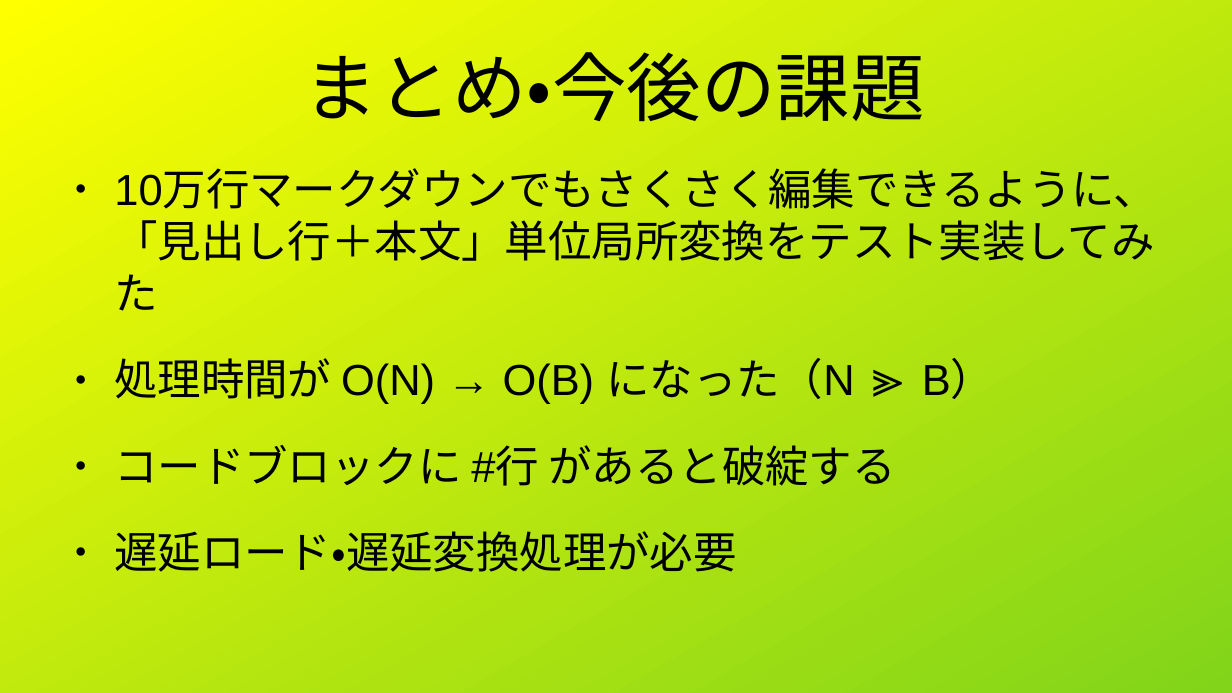
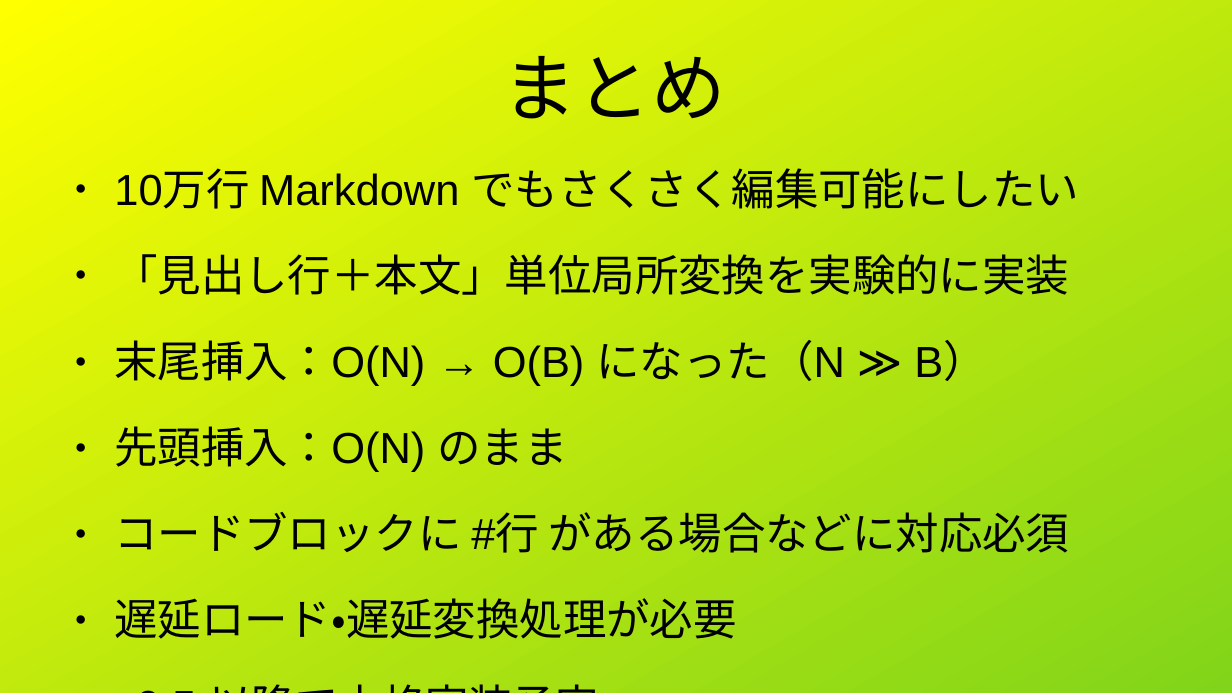
Before and after one commit to vivisuke/viMarkdown, a slide deck: slide 14 of tech/ja/LT20260913/10万行でもサクサク編集.odp (slide 11 before the commit). Drawn at 1232x693 pixels with LibreOffice and Linux fonts; fonts in the diff are those of the drawing. Boxes give left, top, right and bottom in pixels: in the first picture for what was removed or moved away, otherwise in the second. Text is boxed around its words. In the diff, an @@ line names an element or a change of style, - is before the commit and + after.

```diff
--- a/tech/ja/LT20260913/10万行でもサクサク編集.odp
+++ b/tech/ja/LT20260913/10万行でもサクサク編集.odp
@@ title at box(502, 56, 725, 119): text changed @@
-まとめ・今後の課題
+まとめ
@@ text at box(114, 168, 1079, 639): paragraph added @@
+● v0.5 以降で本格実装予定
@@ text at box(114, 168, 1079, 553): text changed @@
-● 10万行マークダウンでもさくさく編集できるように、「見出し行＋本文」単位局所変換をテスト実装してみた
-● 処理時間が O(N) → O(B) になった（N ≫ B）
-● コードブロックに #行 があると破綻する
+● 10万行 Markdown でもさくさく編集可能にしたい
+● 「見出し行＋本文」単位局所変換を実験的に実装
+● 末尾挿入：O(N) → O(B) になった（N ≫ B）
+● 先頭挿入：O(N) のまま
+● コードブロックに #行 がある場合などに対応必須
```
Also in this commit, not shown: 5 other slides changed, 6 slides added, 2 slides removed, 9 other files.
